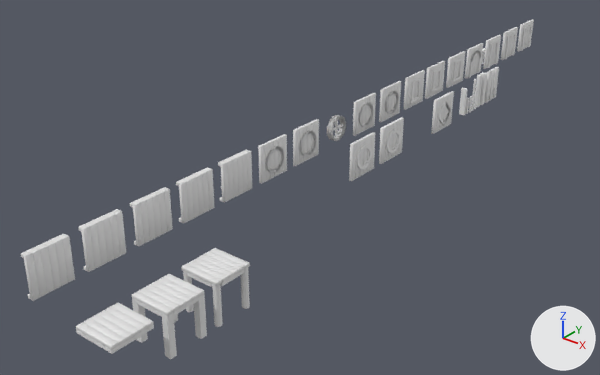
One commit to the Blender file Data/Shaina/Blender/Building/BuildingAssetsWood1.blend: the scene before it, then after it.
The view is the same before and after, from a 50 mm camera at (37.3, -23.4, 26.8) aimed at (-0.9, 24.4, -2.9). The lights are fixed; the arrows at lower right show +X, +Y and +Z.

The first picture shows 'Floor_01_Mesh', 'Floor_02_Mesh', 'Floor_03_Mesh', 'Wall_01_Mesh', 'Wall_02_Mesh', 'Wall_03_Mesh', 'Wall_04_Mesh', 'Wall_05_Mesh', 'Wall_Window_01_Mesh', 'Wall_Window_02_Mesh', 'Wall_Window_10_Mesh', 'Wall_Window_11_Mesh'.
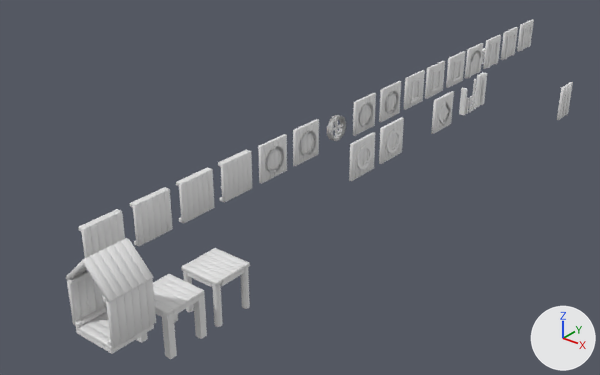
ob_wall_01 is not drawn itself; it is the parent of ob_wall_01_balken_01, ob_wall_01_mesh, ob_wall_01_mesh_001.

What differs and where, as boxes (x1, y1, x2, y2) in the pictures (600 x 375 px):
'Wall_01_Mesh', moved
    before: (23, 235, 75, 301)
    after: (106, 279, 156, 348)
'Wall_01_Mesh.002', added
    after: (84, 239, 154, 303)
'Wall_01_Mesh.003', added
    after: (67, 275, 106, 325)
'Wall_01_Mesh.001', moved
    before: (484, 67, 499, 103)
    after: (557, 82, 573, 120)
'Wall_01_Balken_01.001', added
    after: (69, 270, 107, 327)
'Wall_01_Mesh.004', added
    after: (66, 238, 128, 280)
'Wall_01_Balken_01', moved
    before: (21, 234, 66, 299)
    after: (103, 297, 111, 346)
'Floor_01_Mesh', unchanged, covered by the edit
    before: (76, 303, 154, 350)
    after: (76, 312, 154, 350)

The change, as a list of edits to the scene's bpy script:
```text
Change ob_wall_01:
    ob_wall_01.location: (0.125, -1.5, 0.0) -> (7.25, -1.5, 0.0)
Add ob_wall_01_mesh_004:
    ob_wall_01_mesh_004 = bpy.data.objects.new('Wall_01_Mesh.004', me_cube_016.copy())  # the mesh of ob_wall_01_mesh_001
    ob_wall_01_mesh_004.parent = ob_wall_01_003
    ob_wall_01_mesh_004.matrix_parent_inverse = Matrix(((1.0, 0.0, 0.0, -0.125), (0.0, 1.0, 0.0, 1.5), (0.0, 0.0, 1.0, 0.0), (0.0, 0.0, 0.0, 1.0)))
    ob_wall_01_mesh_004.location = (0.0, -1.3, 1.008)
    ob_wall_01_mesh_004.scale = (1.0, 1.0, 0.833)
    _m = ob_wall_01_mesh_004.modifiers.new('Array', 'ARRAY')
    _m.count = 6
    _m.use_constant_offset = True
    _m.constant_offset_displace = (0.0, 0.5, 0.0)
    _m.use_relative_offset = False
Add ob_wall_01_003:
    ob_wall_01_003 = bpy.data.objects.new('Wall_01.003', None)
    ob_wall_01_003.location = (3.85, 1.45, 3.15)
    ob_wall_01_003.rotation_euler = (0.0, -0.785, 3.142)  # degrees (0, -45, 180)
Add ob_wall_01_mesh_003:
    ob_wall_01_mesh_003 = bpy.data.objects.new('Wall_01_Mesh.003', me_cube_016.copy())  # the mesh of ob_wall_01_mesh_001
    ob_wall_01_mesh_003.parent = ob_wall_01_002
    ob_wall_01_mesh_003.matrix_parent_inverse = Matrix(((1.0, 0.0, 0.0, -0.125), (0.0, 1.0, 0.0, 1.5), (0.0, 0.0, 1.0, 0.0), (0.0, 0.0, 0.0, 1.0)))
    ob_wall_01_mesh_003.location = (0.0, -1.275, 1.5)
    _m = ob_wall_01_mesh_003.modifiers.new('Array', 'ARRAY')
    _m.count = 6
    _m.use_constant_offset = True
    _m.constant_offset_displace = (0.0, 0.5, 0.0)
    _m.use_relative_offset = False
Add ob_wall_01_002:
    ob_wall_01_002 = bpy.data.objects.new('Wall_01.002', None)
    ob_wall_01_002.location = (3.775, 1.475, 0.0)
    ob_wall_01_002.rotation_euler = (0.0, 0.0, 3.142)  # degrees (0, 0, 180)
Add ob_wall_01_balken_01_001:
    ob_wall_01_balken_01_001 = bpy.data.objects.new('Wall_01_Balken_01.001', me_cube_135.copy())  # the mesh of ob_floor_01_balken_01
    ob_wall_01_balken_01_001.parent = ob_wall_01_002
    ob_wall_01_balken_01_001.matrix_parent_inverse = Matrix(((1.0, 0.0, 0.0, -0.125), (0.0, 1.0, 0.0, 1.5), (0.0, 0.0, 1.0, 0.0), (0.0, 0.0, 0.0, 1.0)))
    ob_wall_01_balken_01_001.location = (-0.25, 0.0, 2.875)
    _m = ob_wall_01_balken_01_001.modifiers.new('Array', 'ARRAY')
    _m.use_constant_offset = True
    _m.constant_offset_displace = (0.0, 0.0, -2.75)
    _m.use_relative_offset = False
    _m = ob_wall_01_balken_01_001.modifiers.new('Bevel', 'BEVEL')
    _m.width = 0.025
    _m.width_pct = 0.025
Add ob_wall_01_mesh_002:
    ob_wall_01_mesh_002 = bpy.data.objects.new('Wall_01_Mesh.002', me_cube_016.copy())  # the mesh of ob_wall_01_mesh_001
    ob_wall_01_mesh_002.parent = ob_wall_01_001
    ob_wall_01_mesh_002.matrix_parent_inverse = Matrix(((1.0, 0.0, 0.0, -0.125), (0.0, 1.0, 0.0, 1.5), (0.0, 0.0, 1.0, 0.0), (0.0, 0.0, 0.0, 1.0)))
    ob_wall_01_mesh_002.location = (0.0, -1.25, 1.008)
    ob_wall_01_mesh_002.scale = (1.0, 1.0, 0.833)
    _m = ob_wall_01_mesh_002.modifiers.new('Array', 'ARRAY')
    _m.count = 6
    _m.use_constant_offset = True
    _m.constant_offset_displace = (0.0, 0.5, 0.0)
    _m.use_relative_offset = False
Add ob_wall_01_001:
    ob_wall_01_001 = bpy.data.objects.new('Wall_01.001', None)
    ob_wall_01_001.location = (7.2, -1.5, 3.15)
    ob_wall_01_001.rotation_euler = (0.0, -0.785, 0.0)  # degrees (0, -45, 0)
```
